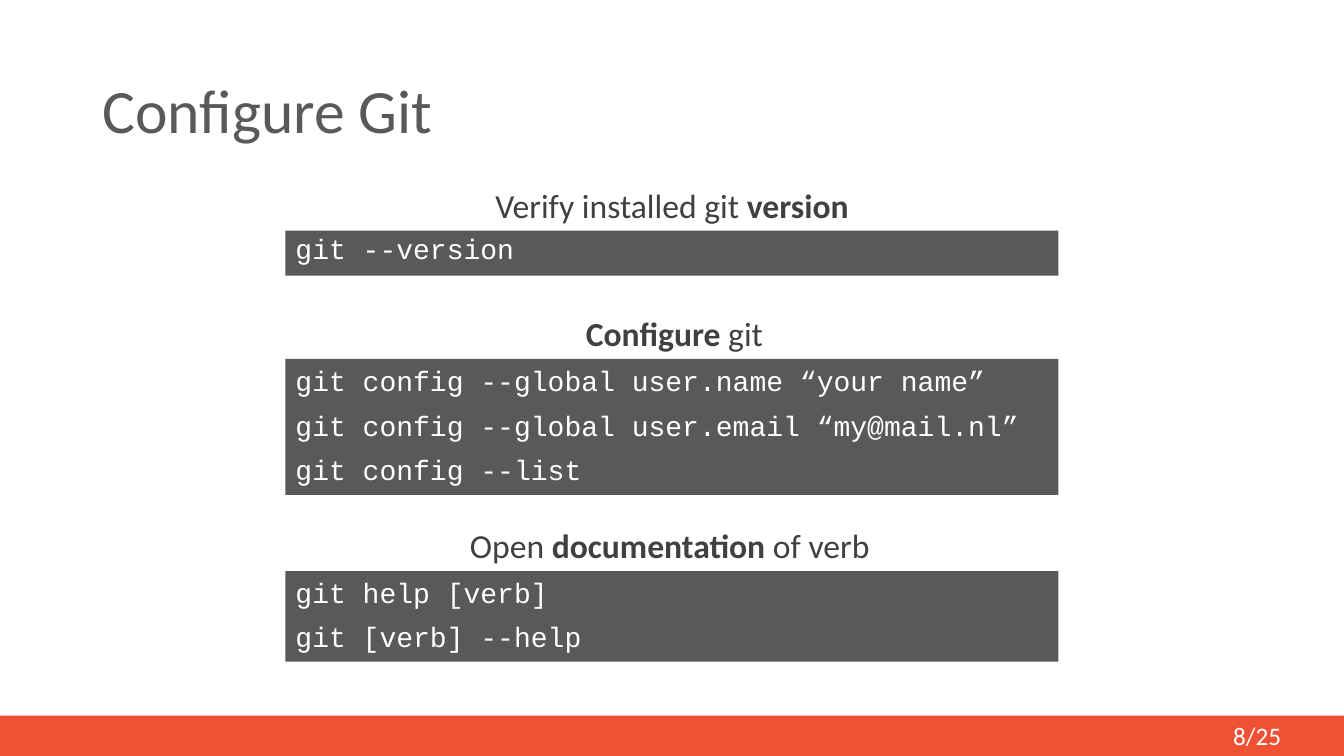
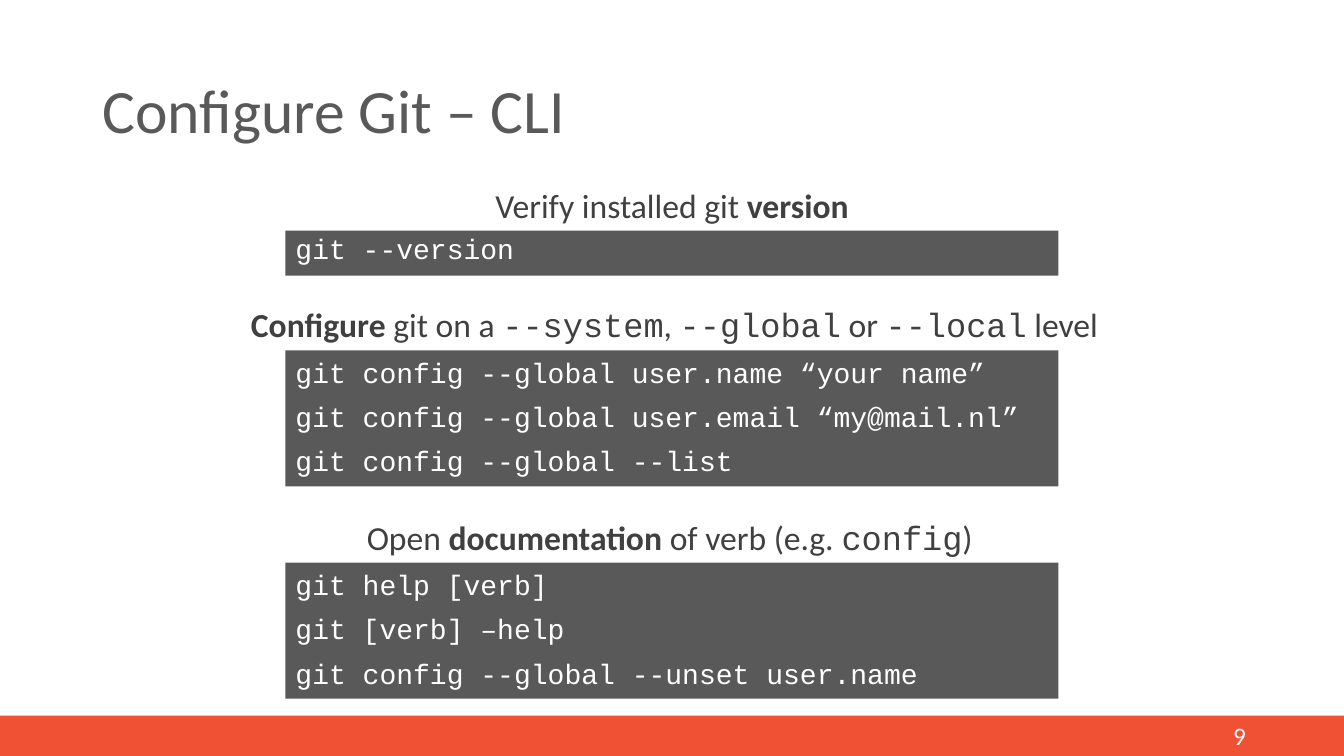
Before and after one commit to mi-erasmusmc/GitTutorial, a slide deck: slide 8 of Documentation/git-pp-presentation.pptx. Drawn at 1344x756 pixels with LibreOffice and Linux fonts; fonts in the diff are those of the drawing. Boxes give left, top, right and bottom in pixels: in the first picture for what was removed or moved away, otherwise in the second. Text is boxed around its words. In the diff, an @@ line names an element or a change of style, - is before the commit and + after.

Commit message:
Update documentation

```diff
--- a/Documentation/git-pp-presentation.pptx
+++ b/Documentation/git-pp-presentation.pptx
@@ title at box(102, 90, 565, 144): text changed @@
-Configure Git
+Configure Git – CLI
@@ text at box(251, 313, 1098, 344): text changed; bold off @@
-Configure git
+Configure git on a --system, --global or --local level
@@ rectangle "git config --global user.name “your ...": place and size @@
-rectangle "git config --global user.name “your ..." at box(285, 359, 1059, 495)
+rectangle "git config --global user.name “your ..." at box(285, 351, 1059, 487)
@@ text in rectangle at box(295, 452, 733, 477): text changed @@
-git config --list
+git config --global --list
@@ text at box(367, 525, 973, 557): text changed; bold off @@
-Open documentation of verb
+Open documentation of verb (e.g. config)
@@ rectangle "git help [verb]": place and size @@
-rectangle "git help [verb]" at box(285, 572, 1059, 662)
+rectangle "git help [verb]" at box(285, 563, 1059, 699)
@@ text in rectangle at box(295, 619, 917, 690): text changed @@
-git [verb] --help
+git [verb] –help
+git config --global --unset user.name
@@ page number at box(1233, 728, 1246, 745): text changed @@
-8/25
+9
```
Also in this commit, not shown: 16 other slides changed, 10 slides added, 5 slides removed, 2 other files.
